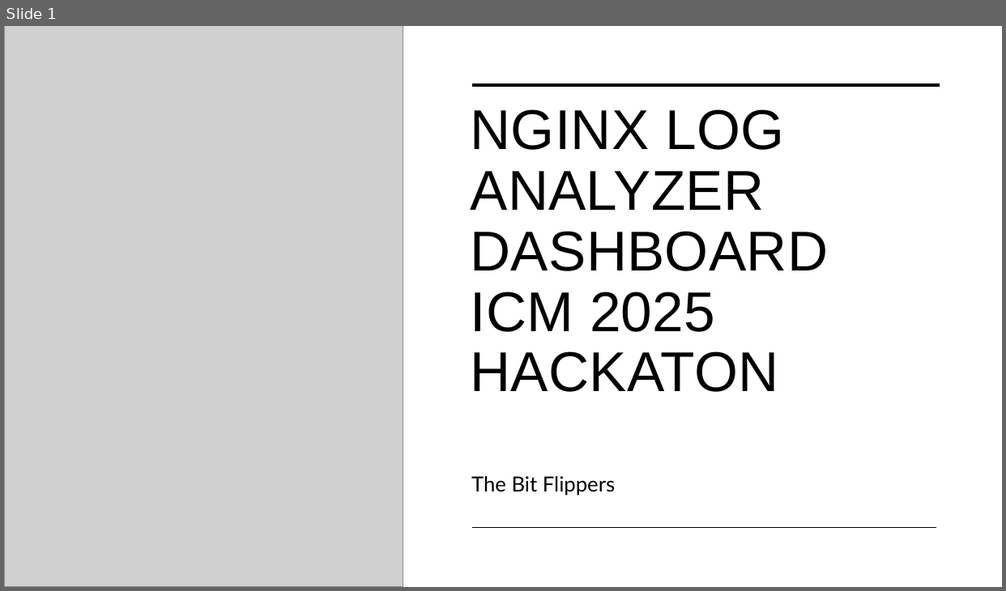
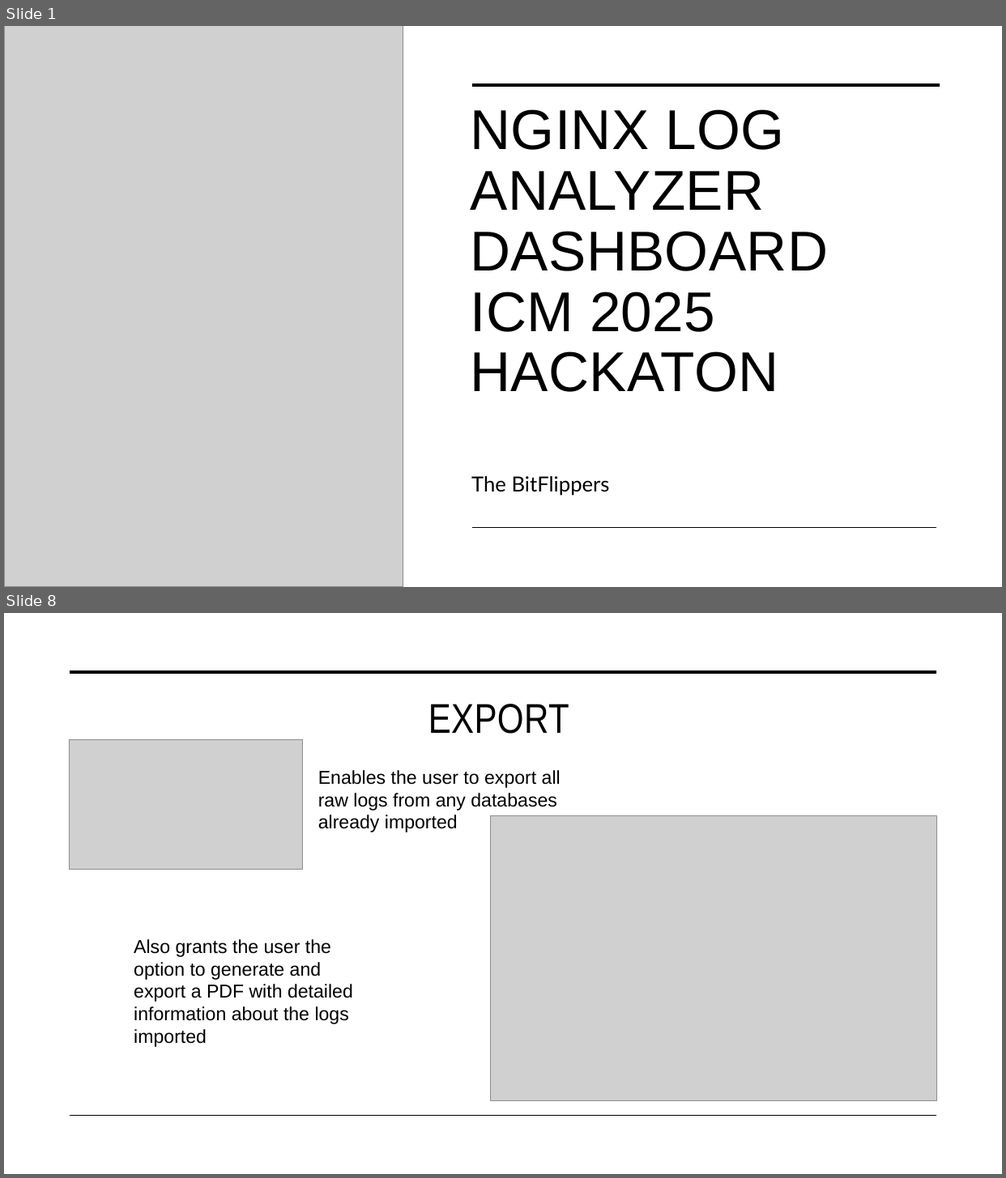
Before and after one commit to MykolaVaskevych/ICM_2025_HACKATON, a slide deck: NGINX Log Analyzer Dashboard.pptm. Shown one above the other, each under a label of ours: slide 1 before the commit, slides 1 and 8 after it; the slides between them are not shown. The pictures are 1006x591 and 1006x1178 pixels, drawn with LibreOffice and Linux fonts; fonts in the diff are those of the drawing; grey boxes stand for pictures. Boxes give left, top, right and bottom in pixels: in the first picture for what was removed or moved away, otherwise in the second. Text is boxed around its words. In the diff, an @@ line names an element or a change of style, - is before the commit and + after.

```diff
--- a/NGINX Log Analyzer Dashboard.pptm
+++ b/NGINX Log Analyzer Dashboard.pptm
@@ slide 8 added at (4,613,1002,1174), background #FFFFFF @@
@@ line added from (70, 672) to (937, 672), #000000 3.5 pt @@
@@ title added at (428,704,569,734), 40 pt, text #000000 @@
+EXPORT
@@ picture added at (70,739,304,869) @@
@@ text added at (318,770,560,833), 18 pt, text #000000 @@
+Enables the user to export all raw logs from any databases already imported
@@ picture added at (491,815,937,1101) @@
@@ text added at (134,939,353,1047), 18 pt, text #000000 @@
+Also grants the user the option to generate and export a PDF with detailed information about the logs imported
@@ line added from (70, 1116) to (937, 1116), #000000 1 pt @@
@@ slide 1 changed as well @@
@@ subtitle at (471,476,610,496): spaces changed @@
-The Bit Flippers
+The BitFlippers
```
Also in this commit, not shown: 3 other slides changed, 3 other slides added, 3 slides removed.
